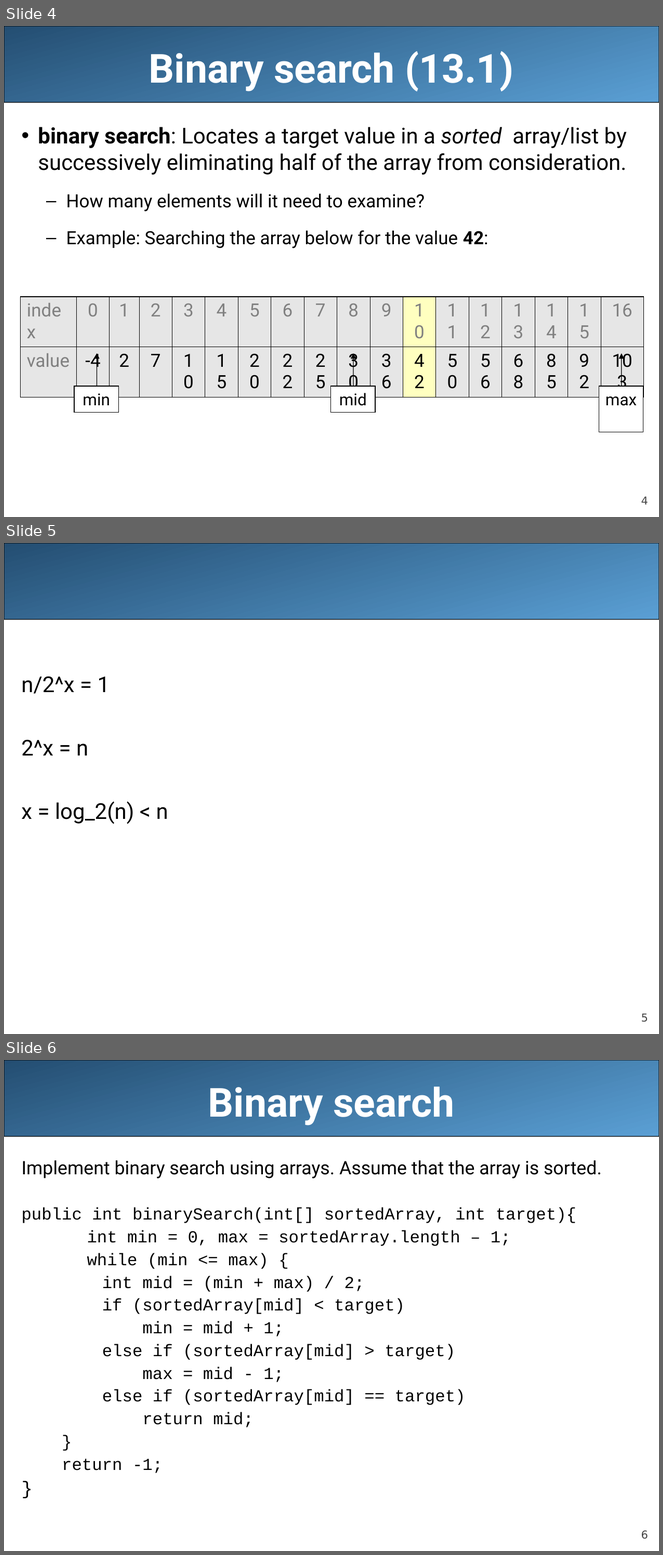
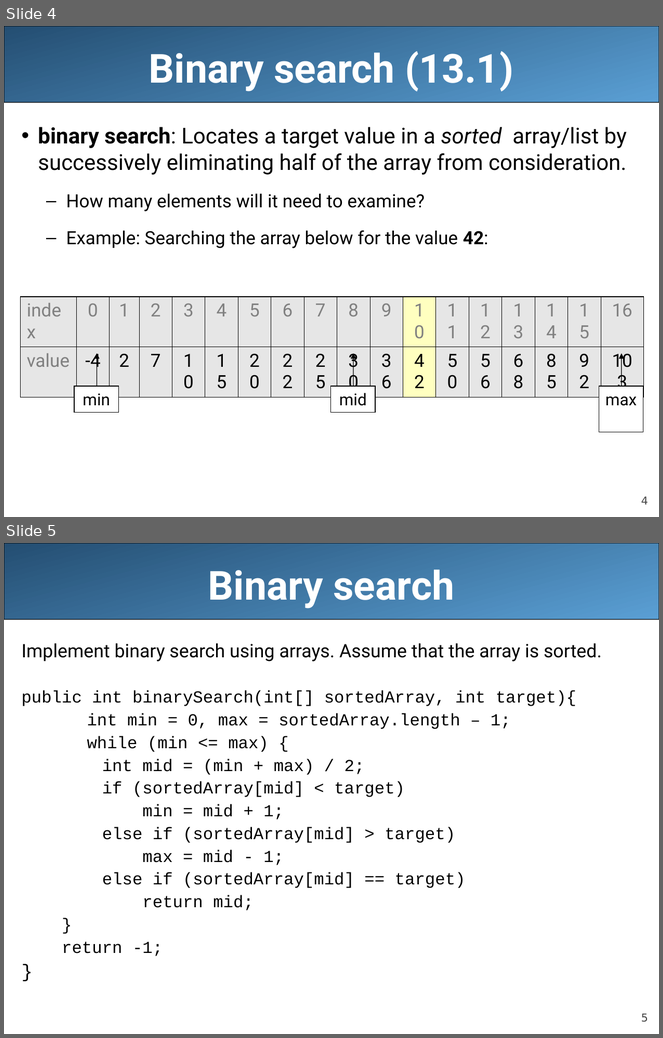
Before and after one commit to LongBaoNguyen/longbaonguyen.github.io, a slide deck: courses/apcsa/lecture19.ppt. Shown one above the other, each under a label of ours: slides 4, 5 and 6 before the commit, slides 4 and 5 after it. The pictures are 663x1555 and 663x1038 pixels, drawn with LibreOffice and Linux fonts; fonts in the diff are those of the drawing. Boxes give left, top, right and bottom in pixels: in the first picture for what was removed or moved away, otherwise in the second. Text is boxed around its words. In the diff, an @@ line names an element or a change of style, - is before the commit and + after.

```diff
--- a/courses/apcsa/lecture19.ppt
+++ b/courses/apcsa/lecture19.ppt
@@ slide 5 removed at (x1=4, y1=543, x2=659, y2=1034), background #FFFFFF; not listed: 2 template elements that a slide beside it also shows @@
@@ text removed at (x1=21, y1=676, x2=168, y2=824) @@
-n/2^x = 1
-2^x = n
-x = log_2(n) < n
@@ what was slide 6 is now slide 5 @@
@@ page number at (x1=642, y1=1014, x2=648, y2=1022): text changed @@
-6
+5
```
Also in this commit, not shown: 1 slide changed, 4 other files.
